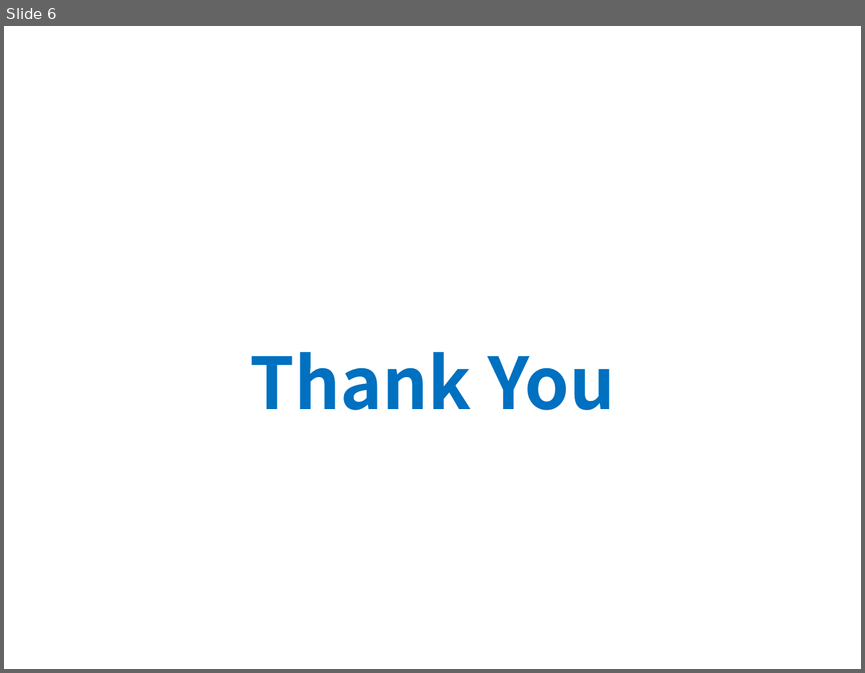
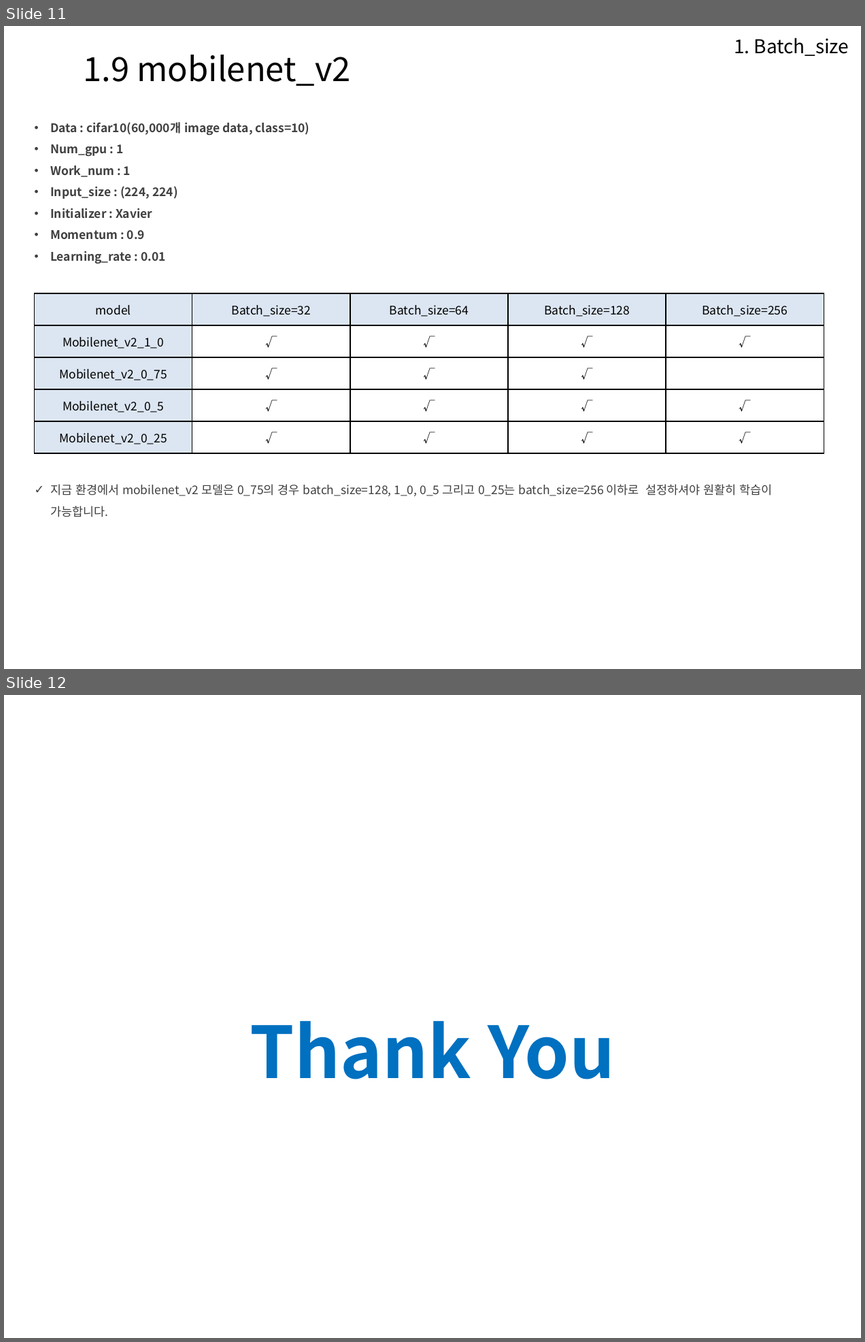
Before and after one commit to Heechul90/Model_Zoo, a slide deck: Model_ZOO평가/model_Zoo_list_결과 .pptx. Shown one above the other, each under a label of ours: slide 6 before the commit, slides 11 and 12 after it. The pictures are 865x673 and 865x1342 pixels, drawn with LibreOffice and Linux fonts; fonts in the diff are those of the drawing; background and template pictures are left out. Boxes give left, top, right and bottom in pixels: in the first picture for what was removed or moved away, otherwise in the second. Text is boxed around its words. In the diff, an @@ line names an element or a change of style, - is before the commit and + after.

Commit message:
model_zoo

```diff
--- a/Model_ZOO평가/model_Zoo_list_결과 .pptx
+++ b/Model_ZOO평가/model_Zoo_list_결과 .pptx
@@ slide 11 added at [4,26,861,669], background picture (left out) @@
@@ text added at [734,38,849,56], 16 pt, text #000000 @@
+1. Batch_size
@@ text added at [84,55,351,86], 28 pt, text #000000 @@
+1.9 mobilenet_v2
@@ text added at [50,122,310,264], 10 pt, text #404040, bold @@
+• Data : cifar10(60,000개 image data, class=10)
+• Num_gpu : 1
+• Work_num : 1
+• Input_size : (224, 224)
+• Initializer : Xavier
+• Momentum : 0.9
+• Learning_rate : 0.01
@@ table added at [34,293,822,454], 5 rows, 5 columns @@
+model | Batch_size=32 | Batch_size=64 | Batch_size=128 | Batch_size=256
+Mobilenet_v2_1_0 | √ | √ | √ | √
+Mobilenet_v2_0_75 | √ | √ | √ | 
+Mobilenet_v2_0_5 | √ | √ | √ | √
+Mobilenet_v2_0_25 | √ | √ | √ | √
@@ text added at [50,484,772,517], 10 pt, text #404040 @@
+✓ 지금 환경에서 mobilenet_v2 모델은 0_75의 경우 batch_size=128, 1_0, 0_5 그리고 0_25는 batch_size=256 이하로 설정하셔야 원활히 학습이 가능합니다.
@@ what was slide 6 is now slide 12 @@
```
Also in this commit, not shown: 3 slides changed, 5 other slides added, 4 other files.
